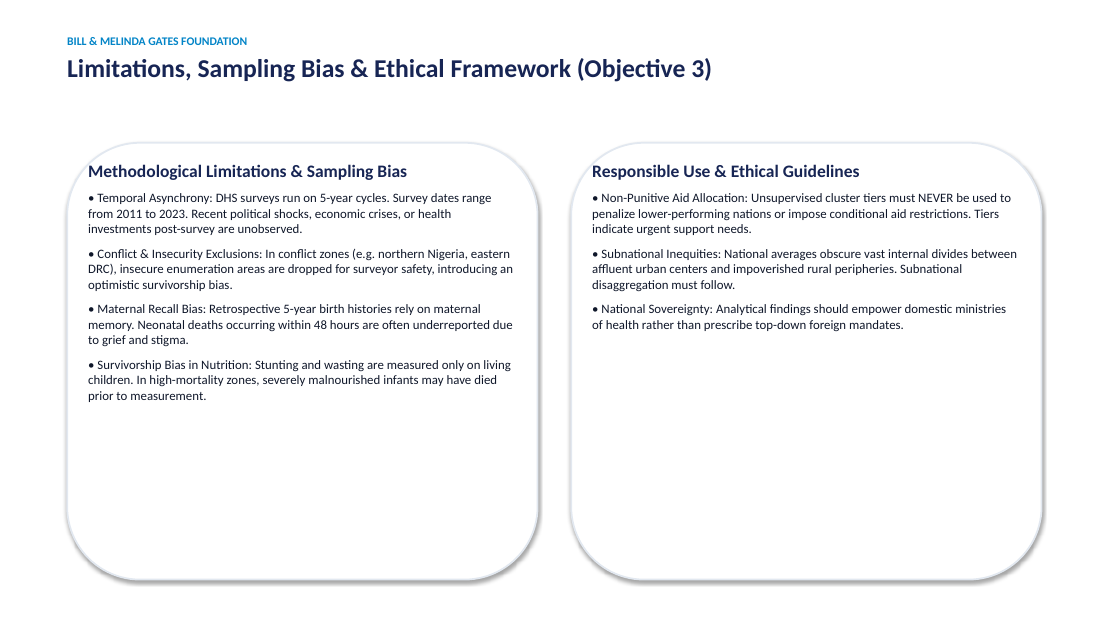
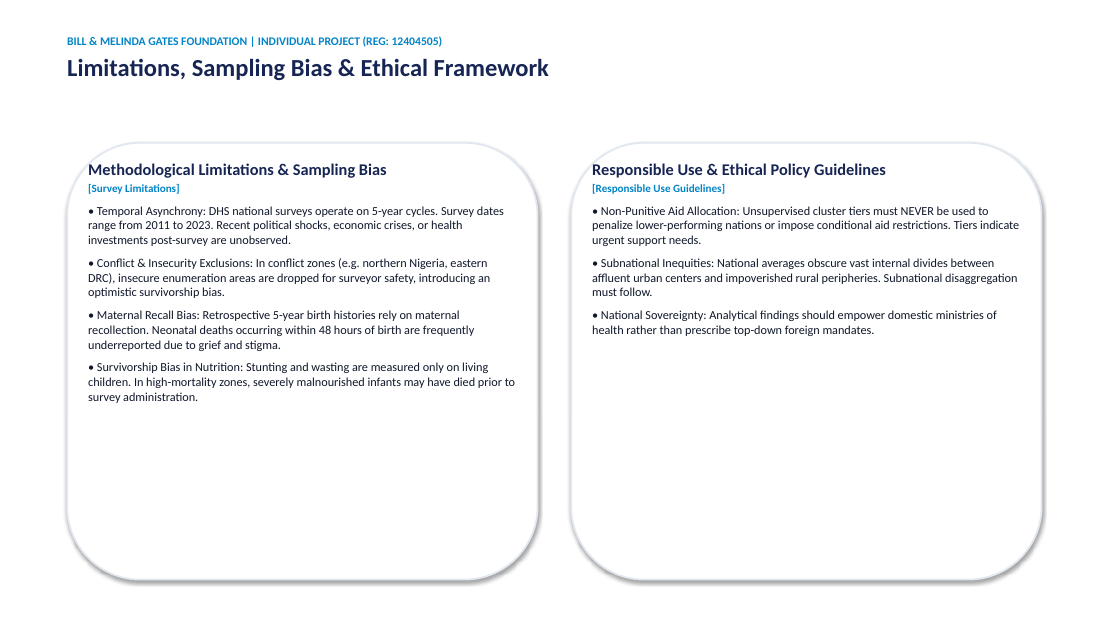
Before and after one commit to Mayank0053/Country-Maternal-Child-Health-Profile-Segmentation-Dashboard--, a slide deck: slide 12 of Country_MCH_Segmentation_Presentation.pptx (slide 13 before the commit). Drawn at 1120x630 pixels with LibreOffice and Linux fonts; fonts in the diff are those of the drawing. Boxes give left, top, right and bottom in pixels: in the first picture for what was removed or moved away, otherwise in the second. Text is boxed around its words. In the diff, an @@ line names an element or a change of style, - is before the commit and + after.

Commit message:
feat: upgrade to dynamic non-static FastAPI backend, light-themed dashboard, root preprocessed data files, and explicit individual project PPT/report

```diff
--- a/Country_MCH_Segmentation_Presentation.pptx
+++ b/Country_MCH_Segmentation_Presentation.pptx
@@ text at [67,36,549,80]: text changed; size 22 to 10 pt; text colour #172554 to #0284C7 @@
-BILL & MELINDA GATES FOUNDATION
-Limitations, Sampling Bias & Ethical Framework (Objective 3)
+BILL & MELINDA GATES FOUNDATION | INDIVIDUAL PROJECT (REG: 12404505)
+Limitations, Sampling Bias & Ethical Framework
@@ text at [88,163,490,298]: size 15 to 14 pt in "Methodological Limitations & Sampling Bias"; size 11 to 10.5 pt in "• Conflict & Insecurity Exclusions: In conflict ..."; less space between paragraphs @@
@@ text at [592,163,886,194]: text changed; size 15 to 14 pt @@
-Responsible Use & Ethical Guidelines
+Responsible Use & Ethical Policy Guidelines
+[Responsible Use Guidelines]
@@ text at [88,184,504,246]: text changed; size 11 to 10.5 pt @@
-• Temporal Asynchrony: DHS surveys run on 5-year cycles. Survey dates range from 2011 to 2023. Recent political shocks, economic crises, or health investments post-survey are unobserved.
+[Survey Limitations]
+• Temporal Asynchrony: DHS national surveys operate on 5-year cycles. Survey dates range from 2011 to 2023. Recent political shocks, economic crises, or health investments post-survey are unobserved.
@@ text at [592,206,1019,336]: size 11 to 10.5 pt in "• Non-Punitive Aid Allocation: Unsupervised cluster tiers ...", "• Subnational Inequities: National averages obscure vast ...", "• National Sovereignty: Analytical findings should empower ..."; less space between paragraphs @@
@@ text at [88,310,515,403]: text changed; size 11 to 10.5 pt @@
-• Maternal Recall Bias: Retrospective 5-year birth histories rely on maternal memory. Neonatal deaths occurring within 48 hours are often underreported due to grief and stigma.
-• Survivorship Bias in Nutrition: Stunting and wasting are measured only on living children. In high-mortality zones, severely malnourished infants may have died prior to measurement.
+• Maternal Recall Bias: Retrospective 5-year birth histories rely on maternal recollection. Neonatal deaths occurring within 48 hours of birth are frequently underreported due to grief and stigma.
+• Survivorship Bias in Nutrition: Stunting and wasting are measured only on living children. In high-mortality zones, severely malnourished infants may have died prior to survey administration.
```
Also in this commit, not shown: 12 other slides changed, 1 slide added, 2 slides removed, 20 other files.
